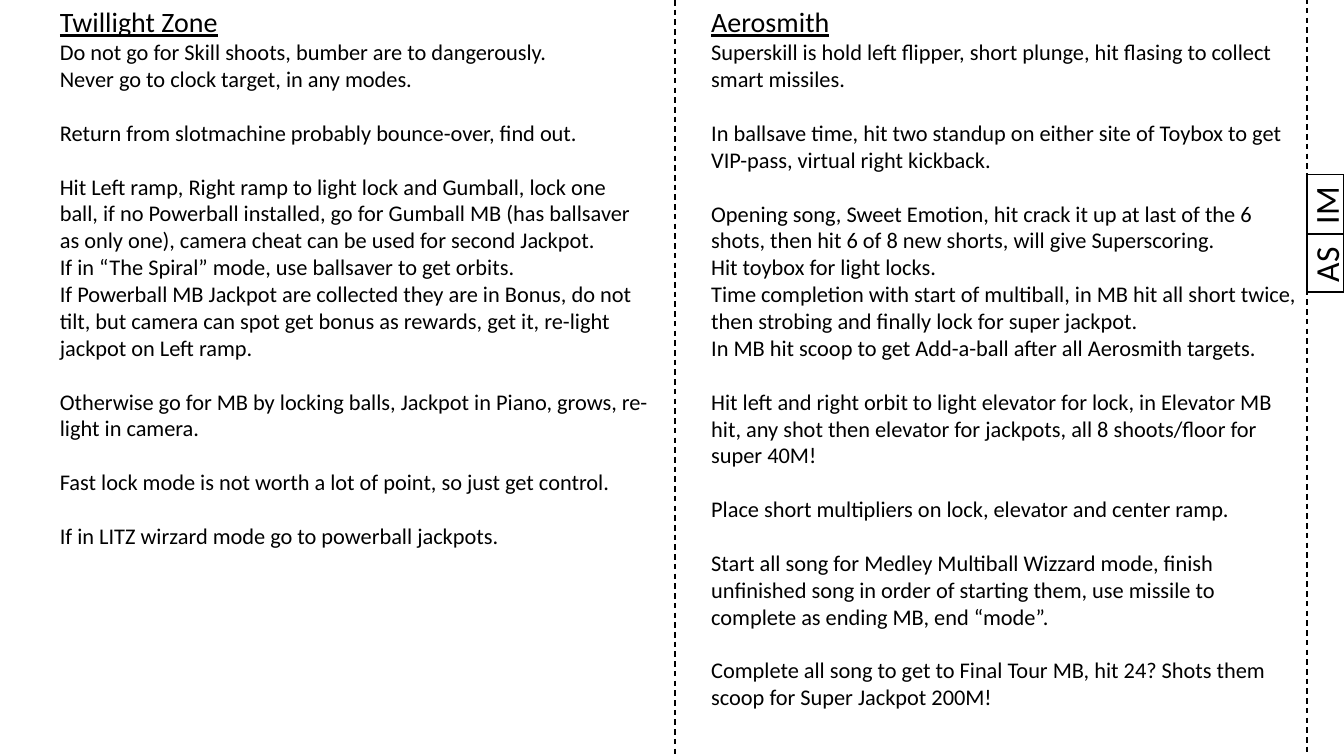
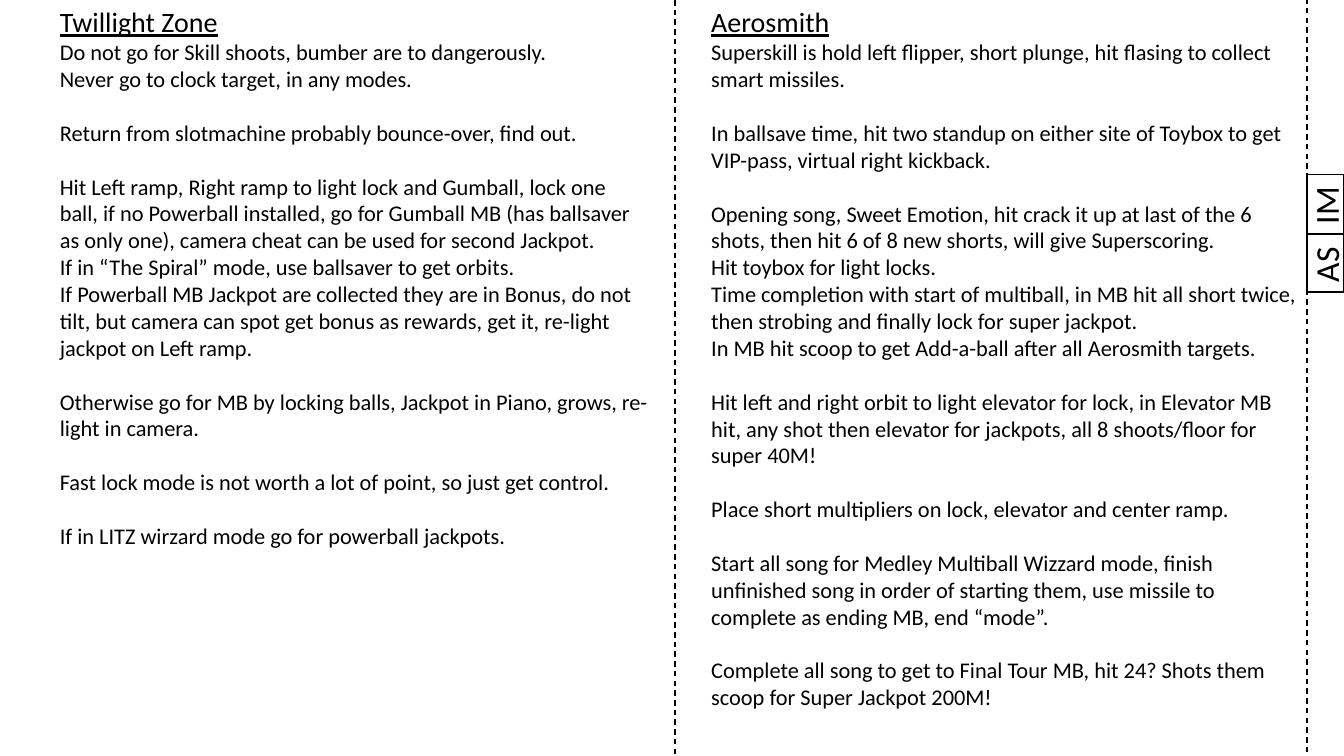
Before and after one commit to karstenbolge/PB, a slide deck: slide 6 of PB.pptx. Drawn at 1344x756 pixels with LibreOffice and Linux fonts; fonts in the diff are those of the drawing. Boxes give left, top, right and bottom in pixels: in the first picture for what was removed or moved away, otherwise in the second. Text is boxed around its words. In the diff, an @@ line names an element or a change of style, - is before the commit and + after.

Commit message:
Fixed

```diff
--- a/PB.pptx
+++ b/PB.pptx
@@ text at [60,528,505,548]: text changed @@
-If in LITZ wirzard mode go to powerball jackpots.
+If in LITZ wirzard mode go for powerball jackpots.
```
Also in this commit, not shown: 1 slide added.
